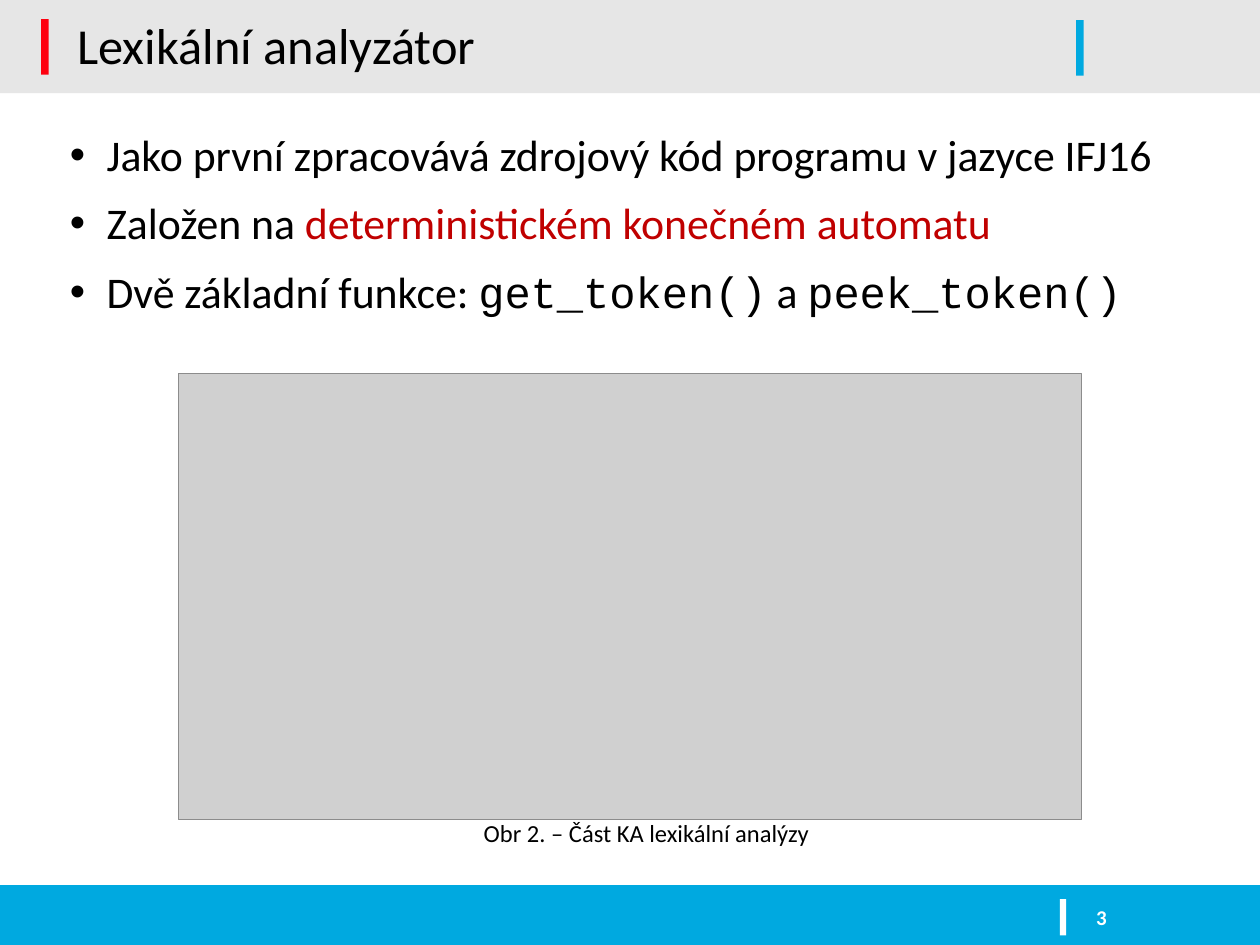
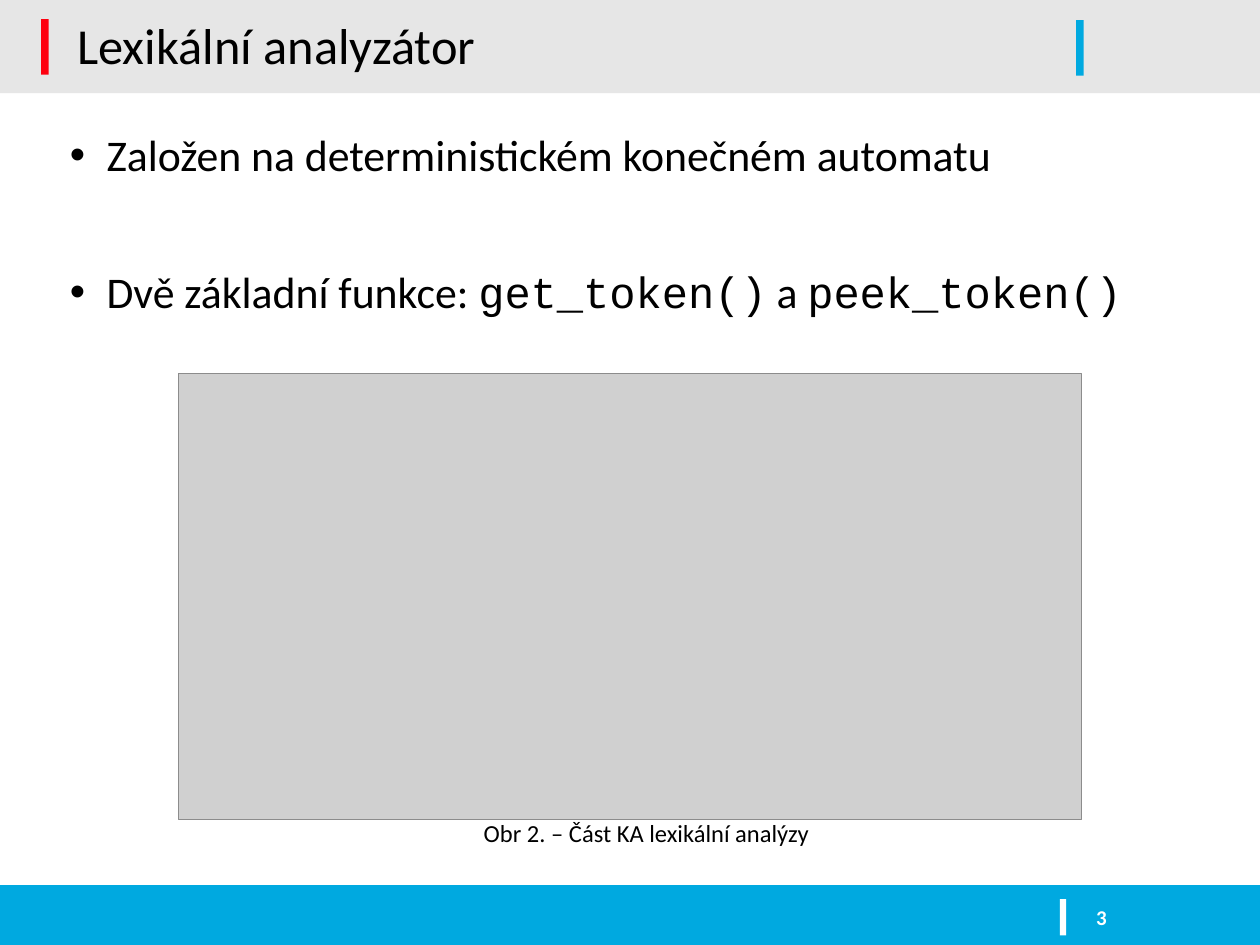
Before and after one commit to kysel/IFJ16, a slide deck: slide 3 of docs/prezentace.pptx. Drawn at 1260x945 pixels with LibreOffice and Linux fonts; fonts in the diff are those of the drawing; grey boxes stand for pictures; background and template pictures are left out. Boxes give left, top, right and bottom in pixels: in the first picture for what was removed or moved away, otherwise in the second. Text is boxed around its words. In the diff, an @@ line names an element or a change of style, - is before the commit and + after.

```diff
--- a/docs/prezentace.pptx
+++ b/docs/prezentace.pptx
@@ text at [107, 140, 1152, 179]: paragraph removed @@
-• Jako první zpracovává zdrojový kód programu v jazyce IFJ16
@@ text at [107, 140, 991, 172]: text colour #C00000 to #000000 in "deterministickém konečném automatu" @@
```
Also in this commit, not shown: 9 other slides changed, 4 slides added.
